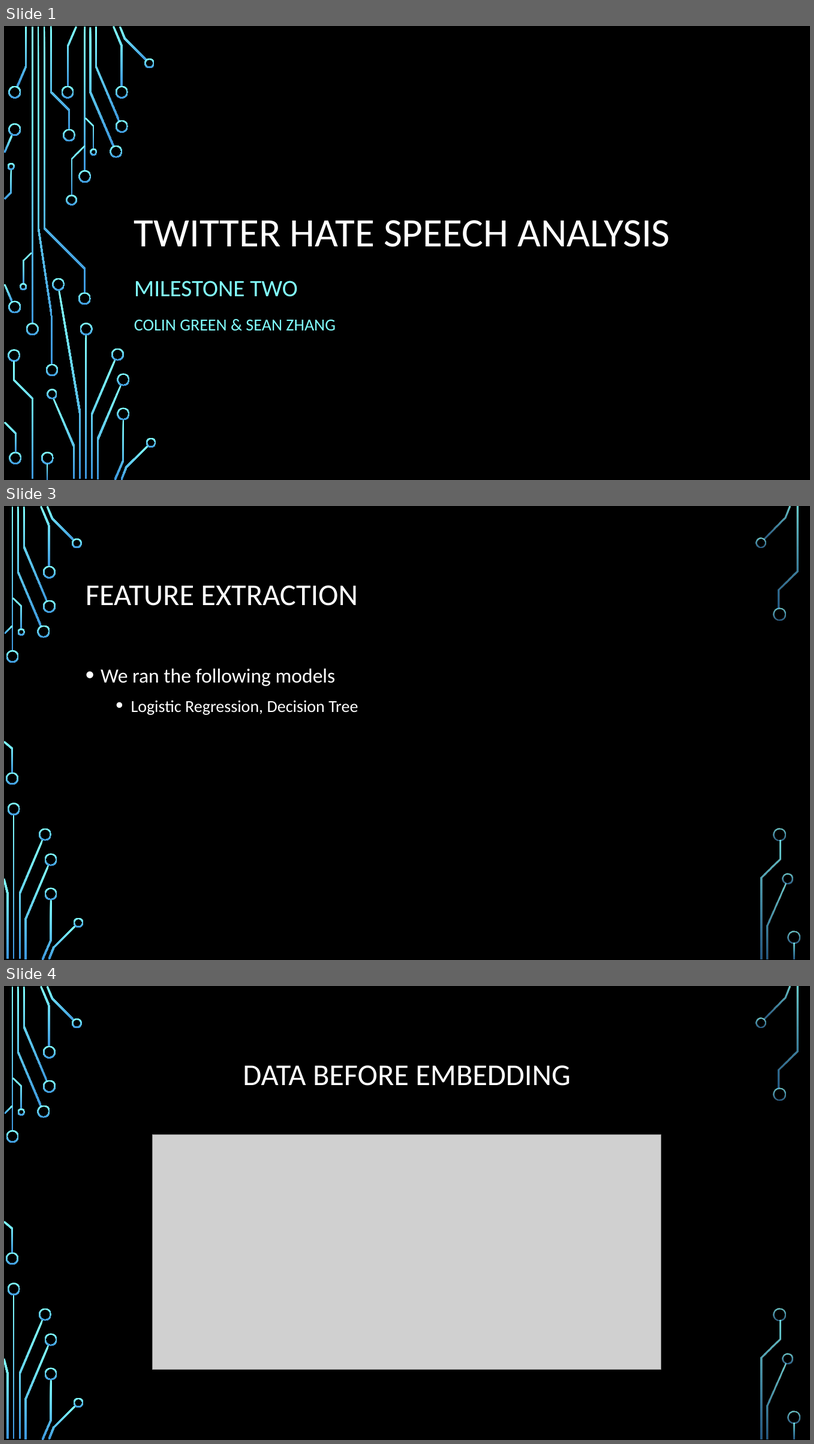
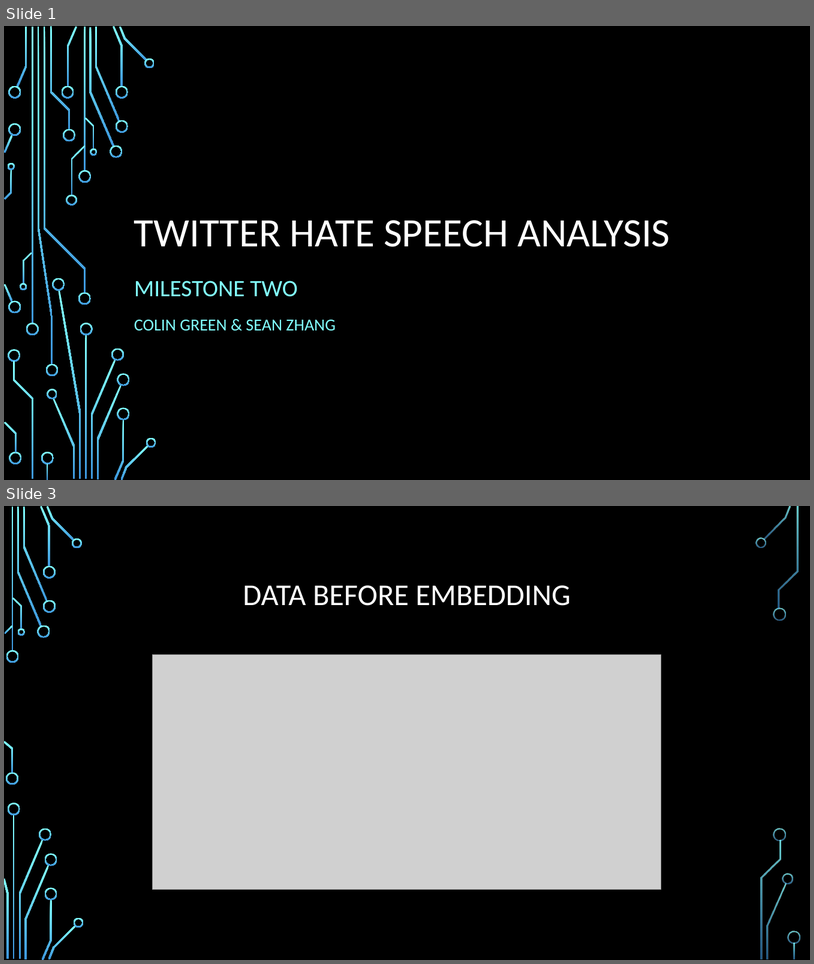
Before and after one commit to sheensta/twitter_hate_speech, a slide deck: deliverables/Hate_Speech_-_Milestone_Two.pptx. Shown one above the other, each under a label of ours: slides 1, 3 and 4 before the commit, slides 1 and 3 after it; the slides between them are not shown. The pictures are 814x1444 and 814x964 pixels, drawn with LibreOffice and Linux fonts; fonts in the diff are those of the drawing; grey boxes stand for pictures; background and template pictures are left out. Boxes give left, top, right and bottom in pixels: in the first picture for what was removed or moved away, otherwise in the second. Text is boxed around its words. In the diff, an @@ line names an element or a change of style, - is before the commit and + after.

```diff
--- a/deliverables/Hate_Speech_-_Milestone_Two.pptx
+++ b/deliverables/Hate_Speech_-_Milestone_Two.pptx
@@ slide 3 removed at <box>4,506,810,960</box>, background picture (left out); not listed: 36 template elements that a slide beside it also shows @@
@@ title removed at <box>86,585,358,606</box> @@
-FEATURE EXTRACTION
@@ text removed at <box>101,668,358,715</box> @@
-• We ran the following models
-  • Logistic Regression, Decision Tree
@@ what was slide 4 is now slide 3 @@
```
Also in this commit, not shown: 1 slide changed, 1 slide added, 2 other slides removed, 2 other files.
